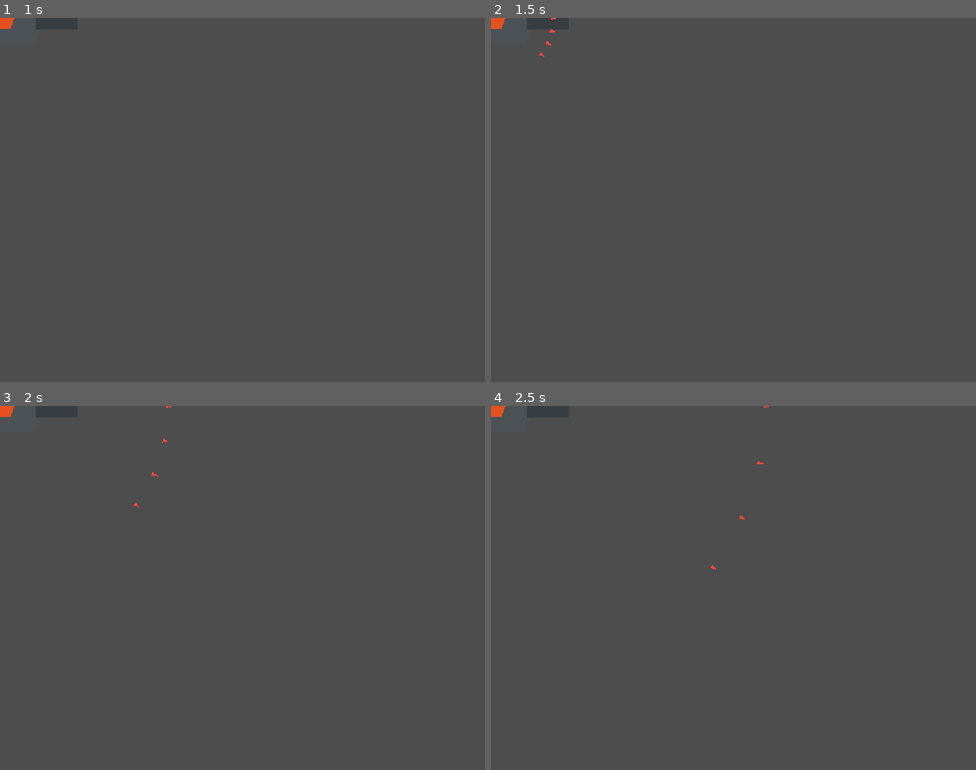
Above: before the commit, frames 1-4 (two rows, left to right).
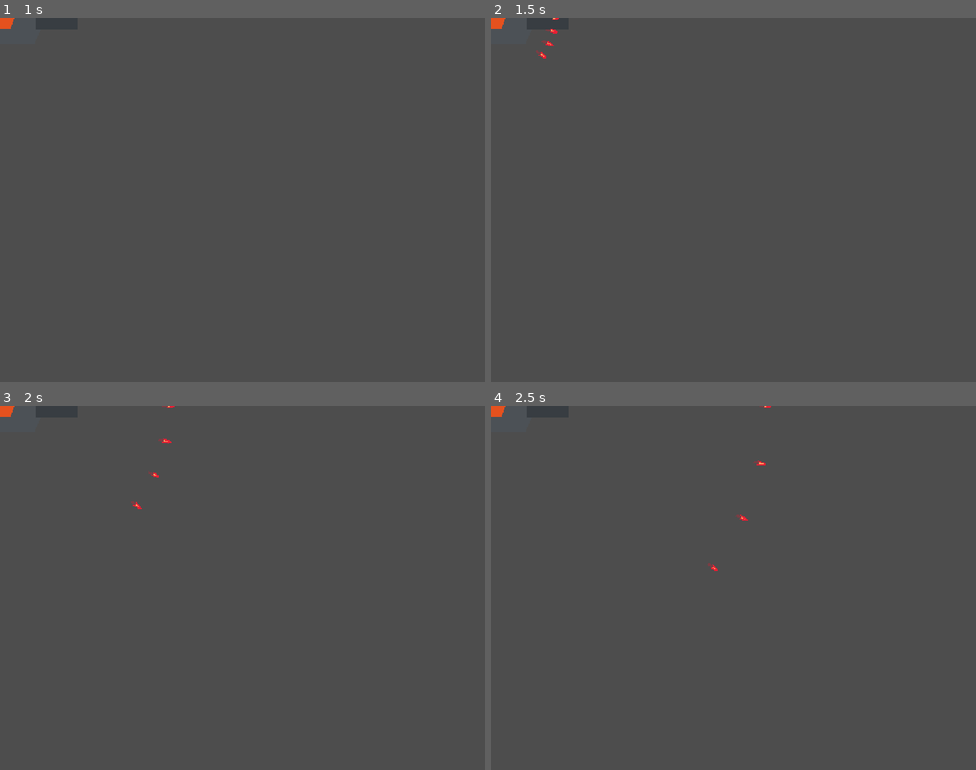
Above: after the commit, the same moments.

Repository: donly987647-max/Topdown-roguelite
Game: Godot game, scene res://scenes/bosses/gr01_boss.tscn
Same seed, same stepped clock (60 frames per second), same inputs: the game is played once before the commit and once after it. This scene is started directly instead of the project's main scene.
Inputs (mouse positions are in pixels of both pictures, inside the frame that each line leads up to):
- Up to frame 1 (1 s): tap Enter (ui_accept) at 0.5, 0.77 s; move the mouse to (349, 181) at 0.52 s; hold D (move_right) from 0.53 s (still down); tap Space (dash) at 0.6 s; click (349, 181) at 0.67 s
- Up to frame 2 (1.5 s): release D (move_right) at 1.25 s; tap Enter (ui_accept) at 1.25 s; drag from (636, 218) to (505, 21) at 1.27 s
- Up to frame 3 (2 s): no input
- Up to frame 4 (2.5 s): move the mouse to (782, 507) at 2.02 s; hold D (move_right) from 2.03 s (still down); tap E (interact) at 2.1 s

Frame 1 is identical in both runs. In frame 2, less than 0.1% of the frame differs, in the area x 9-14%, y 0-12%; in frame 3, less than 0.1%, in the area x 27-36%, y 0-29%; in frame 4, less than 0.1%.

Commit message:
Polish enemy projectile feedback

Diff:
--- a/scenes/combat/EnemyProjectile.tscn
+++ b/scenes/combat/EnemyProjectile.tscn
@@ -15,6 +15,17 @@
 [node name="CollisionShape2D" type="CollisionShape2D" parent="."]
 shape = SubResource("Circle_enemy_projectile")
 
+[node name="Trail" type="Line2D" parent="."]
+points = PackedVector2Array(-20, 0, -5, 0)
+width = 6.0
+default_color = Color(0.95, 0.08, 0.18, 0.28)
+z_index = -1
+
 [node name="Visual" type="Polygon2D" parent="."]
-polygon = PackedVector2Array(-9, -5, 9, 0, -9, 5)
-color = Color(1, 0.28, 0.24, 1)
+polygon = PackedVector2Array(-10, -6, 8, -4, 14, 0, 8, 4, -10, 6, -4, 0)
+color = Color(0.92, 0.12, 0.2, 1)
+
+[node name="Core" type="Polygon2D" parent="."]
+polygon = PackedVector2Array(-5, -2, 9, 0, -5, 2)
+color = Color(1, 0.62, 0.38, 1)
+z_index = 1
